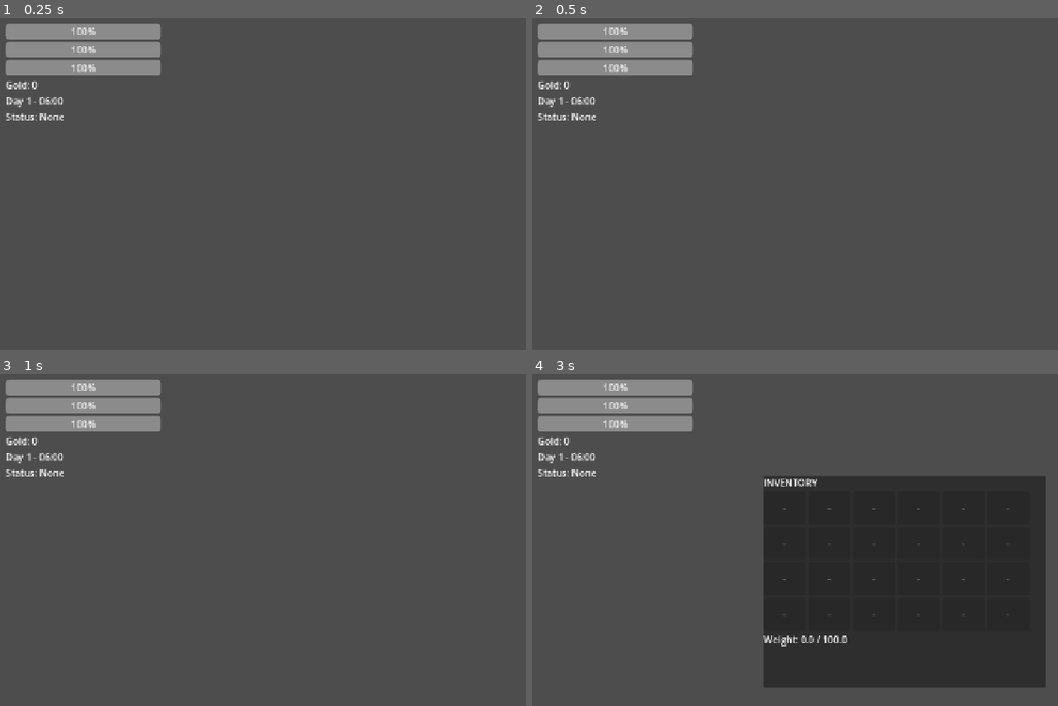
Above: before the commit, frames 1-4 (two rows, left to right).
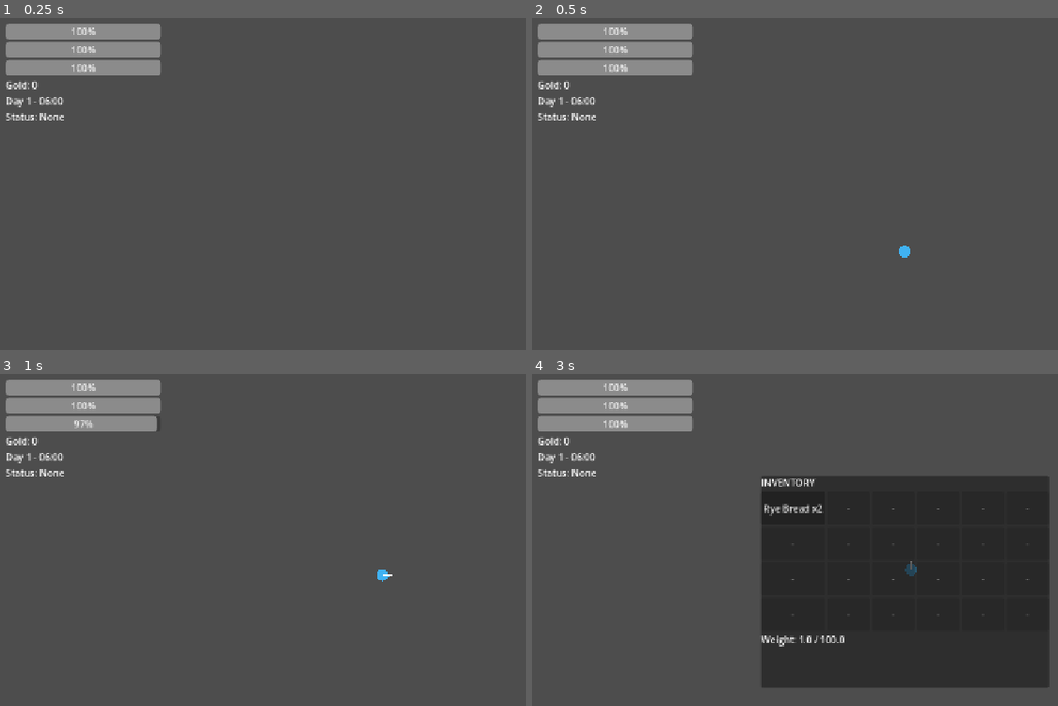
Above: after the commit, the same moments.

Repository: mrsgemaseny/MiniLife
Game: Godot game, scene res://scenes/main.tscn
The game is run twice, just before and just after one commit, with the same random seed, the same clock (stepped at 60 frames per second) and the same inputs.
Inputs (mouse positions are in pixels of both pictures, inside the frame that each line leads up to):
- Up to frame 1 (0.25 s): no input
- Up to frame 2 (0.5 s): no input
- Up to frame 3 (1 s): tap Enter at 0.5 s; move the mouse to (outside the picture) at 0.52 s; press the mouse at (outside the picture) at 0.53 s; hold D (move_right) from 0.53 s (still down)
- Up to frame 4 (3 s): move the mouse to (752, 603) at 1.27 s; release D (move_right) at 1.28 s; release the mouse at (752, 603) at 1.28 s; hold S (move_down) 1.28-2.03 s; tap Middle mouse button (demolish) at 1.35 s; click (752, 603) at 1.42 s; move the mouse to (979, 490) at 2.02 s; hold D (move_right) 2.03-2.78 s; hold E (interact) 2.03-2.78 s; click (979, 490) at 2.17 s; tap Space at 2.75 s; move the mouse to (868, 666) at 2.77 s; hold W (move_up) from 2.78 s (still down); tap I at 2.85 s; click (868, 666) at 2.92 s

Frame 1 is identical in both runs. In frame 2, less than 0.1% of the frame differs, in the area x 69-72%, y 68-73%; in frame 3, 0.2%; in frame 4, 1.5%, in the area x 43-99%, y 30-95%.
Error before the commit: Parse Error: Could not resolve external class member "changed". (res://scripts/entities/player.gd:188)

Commit message:
fix(inventory,save): resolve Godot 4.7 Resource.changed and global load() name collisions

Diff:
--- a/scripts/components/inventory.gd
+++ b/scripts/components/inventory.gd
@@ -1,7 +1,7 @@
 class_name InventoryComponent
 extends Resource
 
-signal changed()
+signal contents_changed()
 signal gold_changed(gold: int)
 
 @export var max_weight: float = 100.0
@@ -50,7 +50,7 @@
 
 	var added: int = count - remaining
 	if added > 0:
-		changed.emit()
+		contents_changed.emit()
 	return added
 
 
@@ -74,7 +74,7 @@
 			slot["count"] = cur
 	var removed: int = count - to_remove
 	if removed > 0:
-		changed.emit()
+		contents_changed.emit()
 	return removed
 
 
@@ -94,7 +94,7 @@
 		slots.remove_at(slot_index)
 	else:
 		slot["count"] = cur
-	changed.emit()
+	contents_changed.emit()
 	return out
 
 
@@ -106,7 +106,7 @@
 	var tmp: Dictionary = slots[from_index]
 	slots[from_index] = slots[to_index]
 	slots[to_index] = tmp
-	changed.emit()
+	contents_changed.emit()
 
 
 func get_slot(slot_index: int) -> Dictionary:
@@ -193,7 +193,7 @@
 				"count": int(s.get("count", 1)),
 				"durability": int(s.get("durability", -1))
 			})
-	changed.emit()
+	contents_changed.emit()
 	gold_changed.emit(gold)
 
 
--- a/scripts/entities/player.gd
+++ b/scripts/entities/player.gd
@@ -185,7 +185,7 @@
 	skills.leveled_up.connect(func(skill: String, new_level: int) -> void:
 		SignalBus.skill_leveled_up.emit(skill, new_level)
 	)
-	inventory.changed.connect(func() -> void:
+	inventory.contents_changed.connect(func() -> void:
 		SignalBus.inventory_changed.emit(self, inventory.snapshot())
 	)
 	inventory.gold_changed.connect(func(g: int) -> void:
--- a/scripts/systems/save_system.gd
+++ b/scripts/systems/save_system.gd
@@ -23,7 +23,7 @@
 	return FileAccess.file_exists(meta_path)
 
 
-func save(slot: String) -> bool:
+func save_slot(slot: String) -> bool:
 	var target_slot: String = slot if slot != "" else _active_slot
 	_active_slot = target_slot
 	var bundle: Dictionary = {"meta": {}, "player": {}, "world": {}}
@@ -49,7 +49,7 @@
 	return true
 
 
-func load(slot: String) -> bool:
+func load_slot(slot: String) -> bool:
 	if not slot_exists(slot):
 		return false
 	var base_dir: String = _slot_dir(slot)
@@ -132,11 +132,11 @@
 
 
 func _on_save_requested(slot: String) -> void:
-	save(slot)
+	save_slot(slot)
 
 
 func _on_load_requested(slot: String) -> void:
-	self.load(slot)
+	load_slot(slot)
 
 
 func _on_chunk_delta_changed(chunk_pos: Vector2i, delta: Dictionary) -> void:
